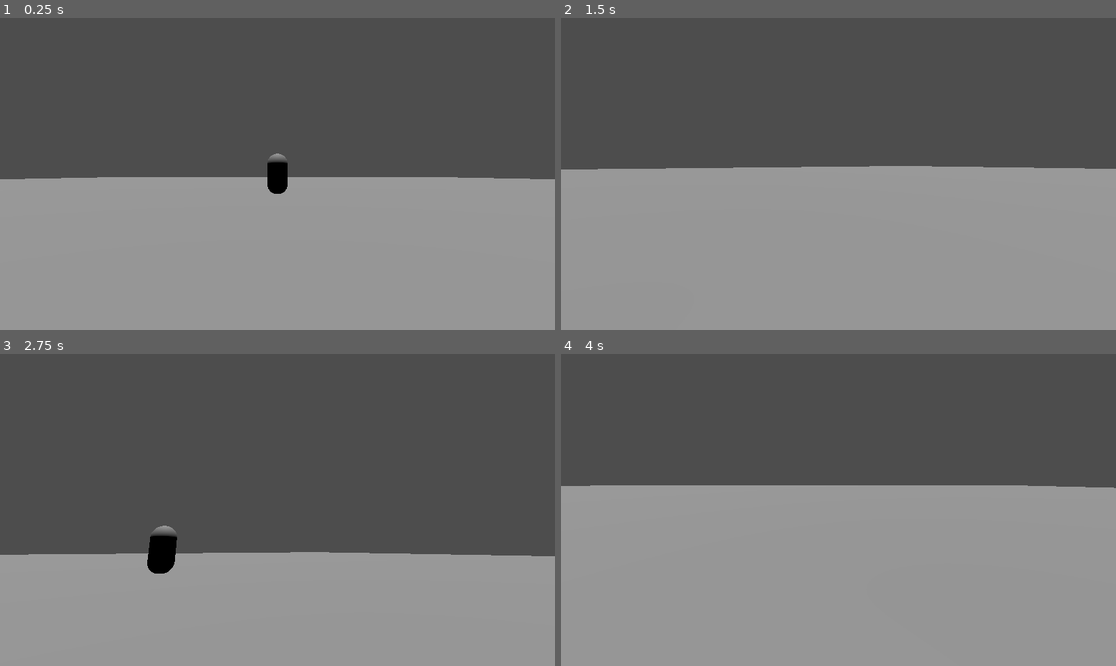
Above: before the commit, frames 1-4 (two rows, left to right).
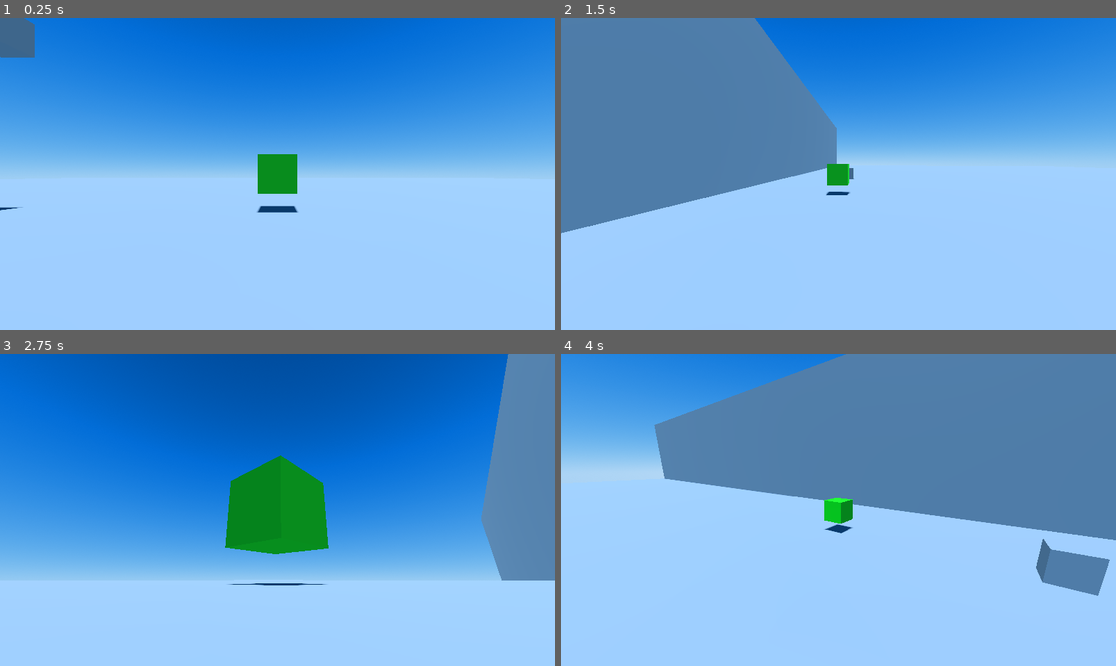
Above: after the commit, the same moments.

Repository: DBOILOVESEI/rbx-swappables
Game: Godot game, scene res://Scenes/Main.tscn
The game is run twice, just before and just after one commit, with the same random seed, the same clock (stepped at 60 frames per second) and the same inputs.
Inputs (mouse positions are in pixels of both pictures, inside the frame that each line leads up to):
- Up to frame 1 (0.25 s): no input
- Up to frame 2 (1.5 s): move the mouse to (866, 174) at 0.52 s; move the mouse to (810, 174) at 1.27 s
- Up to frame 3 (2.75 s): tap Enter at 2 s; move the mouse to (288, 503) at 2.02 s
- Up to frame 4 (4 s): tap Space at 2.75 s; move the mouse to (832, 516) at 2.77 s; tap Enter at 3.5 s; move the mouse to (877, 513) at 3.52 s

The runs differ from the first frame. In frame 1, 100% of the frame differs, in the area x 0-100%, y 0-100%; in frame 2, 100%; in frame 3, 100%; in frame 4, 100%.

Commit message:
Add wall detection to Godot Camera Controller.

Diff:
--- /dev/null
+++ b/godot/Assets/Materials/GreenMaterial.tres
@@ -0,0 +1,4 @@
+[gd_resource type="StandardMaterial3D" format=3 uid="uid://bt2hrhrp3jjc3"]
+
+[resource]
+albedo_color = Color(5.77569e-06, 0.818051, 3.85046e-07, 1)
--- /dev/null
+++ b/godot/Assets/Shaders/Sky.tres
@@ -0,0 +1,8 @@
+[gd_resource type="VisualShader" format=3 uid="uid://4pfime2doehy"]
+
+[resource]
+mode = 3
+flags/use_half_res_pass = false
+flags/use_quarter_res_pass = false
+flags/disable_fog = false
+flags/use_debanding = false
--- a/godot/Scenes/Camera.tscn
+++ b/godot/Scenes/Camera.tscn
@@ -2,5 +2,11 @@
 
 [ext_resource type="Script" uid="uid://8n33w3d5qxge" path="res://Scripts/Camera.gd" id="1_yqtc1"]
 
-[node name="Camera" type="Camera3D" unique_id=1414727132]
+[node name="Camera" type="Camera3D" unique_id=1000046578]
 script = ExtResource("1_yqtc1")
+
+[node name="RayCast" type="RayCast3D" parent="." unique_id=634169460]
+process_priority = 2
+process_physics_priority = 2
+top_level = true
+collide_with_areas = true
--- a/godot/Scenes/Main.tscn
+++ b/godot/Scenes/Main.tscn
@@ -1,24 +1,83 @@
 [gd_scene format=3 uid="uid://155xx7s6y6ta"]
 
 [ext_resource type="PackedScene" uid="uid://bytfd30lb6ybm" path="res://Scenes/Camera.tscn" id="1_r150o"]
+[ext_resource type="Texture2D" uid="uid://bhtyjixdmbl1e" path="res://Assets/Skies/Sky_Day_BlueSky_Equirect.png" id="2_idj7w"]
+[ext_resource type="Material" uid="uid://bt2hrhrp3jjc3" path="res://Assets/Materials/GreenMaterial.tres" id="2_kln2b"]
 
-[sub_resource type="BoxMesh" id="BoxMesh_r150o"]
+[sub_resource type="BoxMesh" id="BoxMesh_rgh2o"]
 
-[sub_resource type="CapsuleMesh" id="CapsuleMesh_idj7w"]
+[sub_resource type="PanoramaSkyMaterial" id="PanoramaSkyMaterial_kln2b"]
+panorama = ExtResource("2_idj7w")
+
+[sub_resource type="Sky" id="Sky_rgh2o"]
+sky_material = SubResource("PanoramaSkyMaterial_kln2b")
+
+[sub_resource type="Environment" id="Environment_idj7w"]
+background_mode = 2
+sky = SubResource("Sky_rgh2o")
+
+[sub_resource type="BoxMesh" id="BoxMesh_pbw6q"]
+
+[sub_resource type="BoxShape3D" id="BoxShape3D_v1gob"]
+
+[sub_resource type="BoxMesh" id="BoxMesh_kln2b"]
+
+[sub_resource type="ConcavePolygonShape3D" id="ConcavePolygonShape3D_kln2b"]
+data = PackedVector3Array(-0.5, 0.5, 0.5, 0.5, 0.5, 0.5, -0.5, -0.5, 0.5, 0.5, 0.5, 0.5, 0.5, -0.5, 0.5, -0.5, -0.5, 0.5, 0.5, 0.5, -0.5, -0.5, 0.5, -0.5, 0.5, -0.5, -0.5, -0.5, 0.5, -0.5, -0.5, -0.5, -0.5, 0.5, -0.5, -0.5, 0.5, 0.5, 0.5, 0.5, 0.5, -0.5, 0.5, -0.5, 0.5, 0.5, 0.5, -0.5, 0.5, -0.5, -0.5, 0.5, -0.5, 0.5, -0.5, 0.5, -0.5, -0.5, 0.5, 0.5, -0.5, -0.5, -0.5, -0.5, 0.5, 0.5, -0.5, -0.5, 0.5, -0.5, -0.5, -0.5, 0.5, 0.5, 0.5, -0.5, 0.5, 0.5, 0.5, 0.5, -0.5, -0.5, 0.5, 0.5, -0.5, 0.5, -0.5, 0.5, 0.5, -0.5, -0.5, -0.5, 0.5, 0.5, -0.5, 0.5, -0.5, -0.5, -0.5, 0.5, -0.5, 0.5, 0.5, -0.5, -0.5, -0.5, -0.5, -0.5)
+
+[sub_resource type="BoxMesh" id="BoxMesh_v1gob"]
+
+[sub_resource type="ConcavePolygonShape3D" id="ConcavePolygonShape3D_jw32o"]
+data = PackedVector3Array(-0.5, 0.5, 0.5, 0.5, 0.5, 0.5, -0.5, -0.5, 0.5, 0.5, 0.5, 0.5, 0.5, -0.5, 0.5, -0.5, -0.5, 0.5, 0.5, 0.5, -0.5, -0.5, 0.5, -0.5, 0.5, -0.5, -0.5, -0.5, 0.5, -0.5, -0.5, -0.5, -0.5, 0.5, -0.5, -0.5, 0.5, 0.5, 0.5, 0.5, 0.5, -0.5, 0.5, -0.5, 0.5, 0.5, 0.5, -0.5, 0.5, -0.5, -0.5, 0.5, -0.5, 0.5, -0.5, 0.5, -0.5, -0.5, 0.5, 0.5, -0.5, -0.5, -0.5, -0.5, 0.5, 0.5, -0.5, -0.5, 0.5, -0.5, -0.5, -0.5, 0.5, 0.5, 0.5, -0.5, 0.5, 0.5, 0.5, 0.5, -0.5, -0.5, 0.5, 0.5, -0.5, 0.5, -0.5, 0.5, 0.5, -0.5, -0.5, -0.5, 0.5, 0.5, -0.5, 0.5, -0.5, -0.5, -0.5, 0.5, -0.5, 0.5, 0.5, -0.5, -0.5, -0.5, -0.5, -0.5)
 
 [node name="Main" type="Node3D" unique_id=752503443]
 
-[node name="Camera" parent="." unique_id=1414727132 node_paths=PackedStringArray("FocusObject") instance=ExtResource("1_r150o")]
-transform = Transform3D(1, 0, 0, 0, 1, 0, 0, 0, 1, 0, 0.09926736, 0)
-FocusObject = NodePath("../Bean")
-
-[node name="Baseplate" type="MeshInstance3D" parent="." unique_id=751514653]
-transform = Transform3D(100, 0, 0, 0, 1, 0, 0, 0, 100, 0, 0, 0)
-mesh = SubResource("BoxMesh_r150o")
-
 [node name="Bean" type="MeshInstance3D" parent="." unique_id=462852474]
 transform = Transform3D(1, 0, 0, 0, 1, 0, 0, 0, 1, 0, 1.4635547, 0)
-mesh = SubResource("CapsuleMesh_idj7w")
+material_override = ExtResource("2_kln2b")
+mesh = SubResource("BoxMesh_rgh2o")
 
 [node name="DirectionalLight3D" type="DirectionalLight3D" parent="." unique_id=269346564]
 transform = Transform3D(1, 0, 0, 0, -0.05686699, 0.99838173, 0, -0.99838173, -0.05686699, 0, 9.597714, 0)
+shadow_enabled = true
+
+[node name="WorldEnvironment" type="WorldEnvironment" parent="." unique_id=103705537]
+environment = SubResource("Environment_idj7w")
+
+[node name="CameraSystem" parent="." unique_id=1061884981 node_paths=PackedStringArray("FocusObject") instance=ExtResource("1_r150o")]
+near = 0.01
+FocusObject = NodePath("../Bean")
+
+[node name="Area3D" type="Area3D" parent="." unique_id=1128804566]
+
+[node name="RigidBody3D" type="RigidBody3D" parent="." unique_id=1006684487]
+transform = Transform3D(1, 0, 0, 0, 1, 0, 0, 0, 1, -7.8357887, 5.7571154, 0)
+
+[node name="MeshInstance3D" type="MeshInstance3D" parent="RigidBody3D" unique_id=1124803120]
+mesh = SubResource("BoxMesh_pbw6q")
+
+[node name="CollisionShape3D" type="CollisionShape3D" parent="RigidBody3D" unique_id=1961014999]
+shape = SubResource("BoxShape3D_v1gob")
+
+[node name="Baseplate" type="StaticBody3D" parent="." unique_id=912297203]
+
+[node name="Shape" type="MeshInstance3D" parent="Baseplate" unique_id=751514653]
+transform = Transform3D(100, 0, 0, 0, 1, 0, 0, 0, 100, 0, 0, 0)
+top_level = true
+mesh = SubResource("BoxMesh_kln2b")
+
+[node name="Collision" type="CollisionShape3D" parent="Baseplate" unique_id=1278331140]
+transform = Transform3D(100, 0, 0, 0, 1, 0, 0, 0, 100, 0, 0, 0)
+shape = SubResource("ConcavePolygonShape3D_kln2b")
+
+[node name="Wall1" type="StaticBody3D" parent="." unique_id=1307227785]
+
+[node name="Shape" type="MeshInstance3D" parent="Wall1" unique_id=1202515786]
+transform = Transform3D(100, 0, 0, 0, 20, 0, 0, 0, 1, 0, 1.1688166, 6.192816)
+top_level = true
+mesh = SubResource("BoxMesh_v1gob")
+
+[node name="CollisionShape3D" type="CollisionShape3D" parent="Wall1" unique_id=1727239029]
+transform = Transform3D(100, 0, 0, 0, 20, 0, 0, 0, 1, 0, 1.1688166, 6.192816)
+shape = SubResource("ConcavePolygonShape3D_jw32o")
+debug_color = Color(0.7294118, 0, 0.27450982, 1)
--- a/godot/Scripts/Camera.gd
+++ b/godot/Scripts/Camera.gd
@@ -1,4 +1,6 @@
 extends Camera3D
+
+@onready var RayCast: RayCast3D = $RayCast
 
 ## CONFIG
 
@@ -17,25 +19,57 @@
 @export var Sensitivity: float = 1.0
 
 # Private config
-var MouseInputBuffer = Vector2.ZERO
+var MouseInputBuffer: Vector2 = Vector2.ZERO
+
+## FUNCTION
+func get_wall_position(originPos: Vector3, targetPos: Vector3):
+	RayCast.global_position = originPos
+	RayCast.target_position = targetPos
+
+	RayCast.force_raycast_update()
+	if RayCast.is_colliding() == false:
+		return null
+
+	return RayCast
 
 ## MAIN
-func _physics_process(delta: float):
+func _process(delta: float) -> void:
 	Input.set_mouse_mode(Input.MOUSE_MODE_CAPTURED)
-	Yaw -= wrapf(MouseInputBuffer.x * Sensitivity, -180, 180)
+	Yaw = wrapf(Yaw - (MouseInputBuffer.x * Sensitivity), -180, 180)
 	Pitch = clamp(Pitch - (MouseInputBuffer.y * Sensitivity), MinPitch, MaxPitch)
 
 	MouseInputBuffer = Vector2.ZERO
+	var focusPos = FocusObject.global_position if is_instance_valid(FocusObject) else Vector3.ZERO
+	var lookVector = Vector3(Pitch, Yaw, 0)
+	var lookVectorRad = Vector3(deg_to_rad(Pitch), deg_to_rad(Yaw), 0)
 
-	print(Pitch, Yaw)
-	rotation_degrees = Vector3(Pitch, Yaw, 0)
+	# Get position vector based on direction
+	var rotationQuat = Quaternion.from_euler(lookVectorRad)
+	var desiredCameraPos = rotationQuat * Offset
 
-	var targetPos = FocusObject.global_position if is_instance_valid(FocusObject) else Vector3.ZERO
-	global_position = targetPos + Offset
+	var result: RayCast3D = get_wall_position(focusPos, desiredCameraPos)
+	if result is RayCast3D:
+		var wallPos = result.get_collision_point()
+		var wallNormal = result.get_collision_normal()
 
-func _unhandled_input(event: InputEvent):
+		self.global_position = wallPos + (wallNormal * 0.05)
+	else:
+		self.global_position = focusPos + desiredCameraPos
+
+	self.rotation_degrees = lookVector
+
+func _unhandled_input(event: InputEvent) -> void:
+	if event is InputEventMouseButton:
+		if event.button_index == MOUSE_BUTTON_WHEEL_UP:
+			if Offset.length() <= 0:
+				return
+			Offset -= Vector3(0, 0, 1 * Sensitivity)
+		if event.button_index == MOUSE_BUTTON_WHEEL_DOWN:
+			Offset += Vector3(0, 0, 1 * Sensitivity)
+		return
 	if not (event is InputEventMouseMotion):
 		return
+
 	if Input.get_mouse_mode() != Input.MOUSE_MODE_CAPTURED:
 		return
 
--- a/godot/project.godot
+++ b/godot/project.godot
@@ -14,6 +14,11 @@
 run/main_scene="uid://155xx7s6y6ta"
 config/features=PackedStringArray("4.6", "Forward Plus")
 config/icon="res://icon.svg"
+
+[display]
+
+window/size/viewport_width=1920
+window/size/viewport_height=1080
 
 [input]
 
@@ -38,6 +43,10 @@
 ]
 }
 
+[layer_names]
+
+3d_render/layer_1="World"
+
 [physics]
 
 3d/physics_engine="Jolt Physics"
Binary file added: godot/Assets/Skies/Sky_Day_BlueSky_Equirect.png
Not shown, added: godot/Assets/Skies/Sky_Day_BlueSky_Equirect.png.import
Not shown, changed: .gitignore
